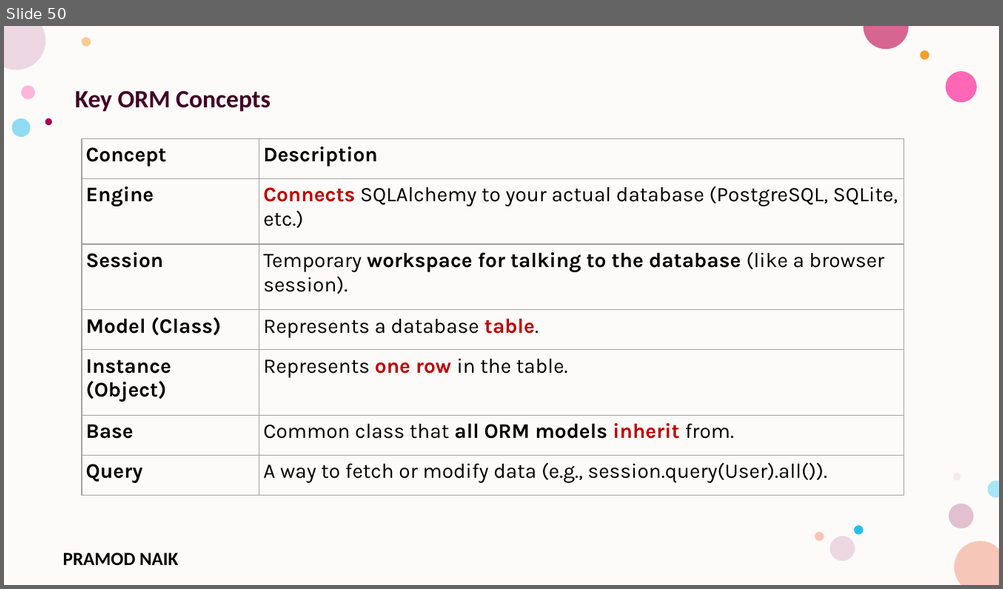
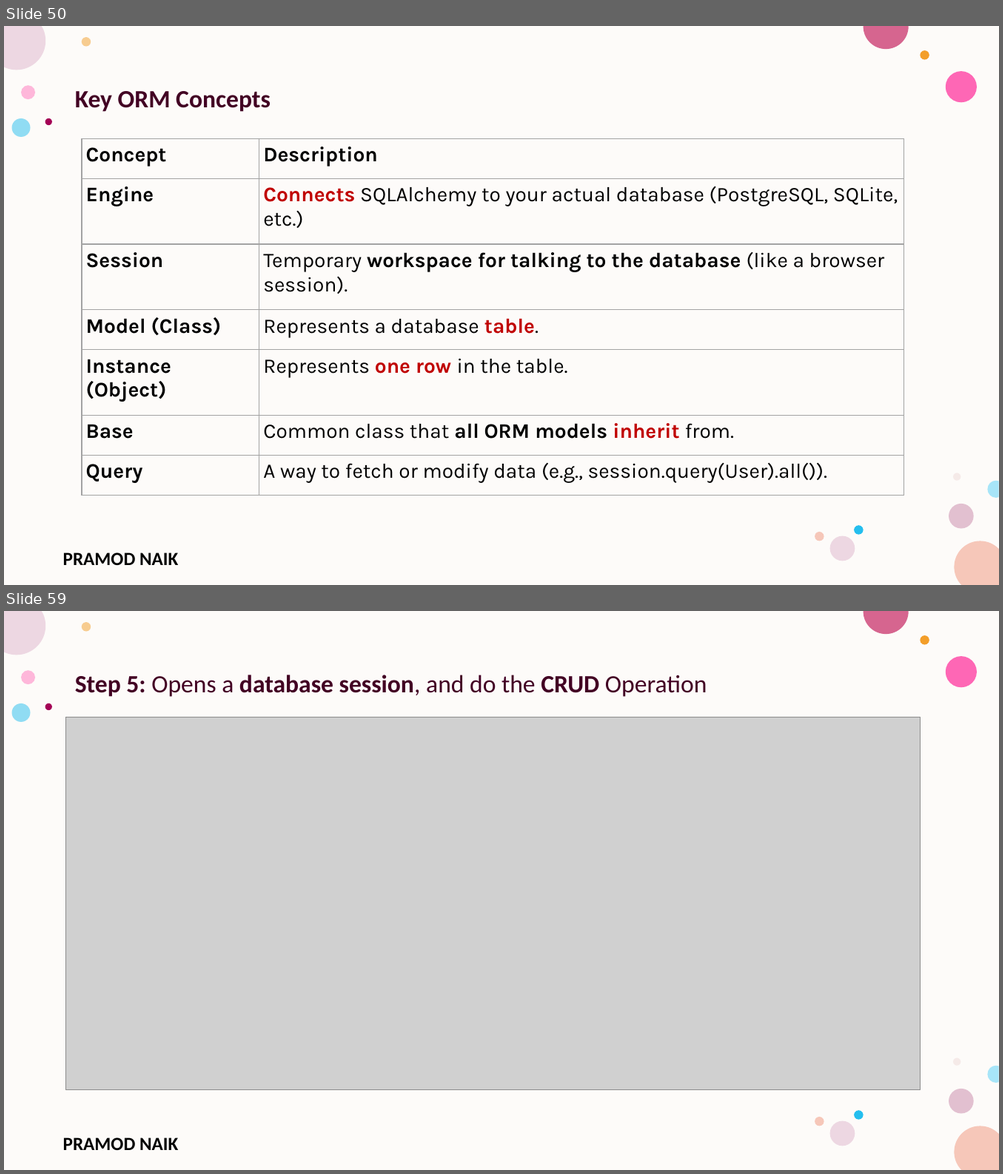
Before and after one commit to PRAMODNAIK-DEV/Backend-Dev-using-Python-FastAPI, a slide deck: FastAPI/FastAPI- Intermediate.pptx. Shown one above the other, each under a label of ours: slide 50 before the commit, slides 50 and 59 after it; the slides between them are not shown. The pictures are 1003x589 and 1003x1174 pixels, drawn with LibreOffice and Linux fonts; fonts in the diff are those of the drawing; grey boxes stand for pictures; background and template pictures are left out. Boxes give left, top, right and bottom in pixels: in the first picture for what was removed or moved away, otherwise in the second. Text is boxed around its words. In the diff, an @@ line names an element or a change of style, - is before the commit and + after.

```diff
--- a/FastAPI/FastAPI- Intermediate.pptx
+++ b/FastAPI/FastAPI- Intermediate.pptx
@@ slide 59 added at [4, 611, 999, 1170], background #FFFFFF; not listed: 17 template elements that a slide beside it also shows @@
@@ text added at [75, 675, 706, 697], 24 pt, text #420023, bold @@
+Step 5: Opens a database session, and do the CRUD Operation
@@ picture added at [66, 718, 920, 1090] @@
```
Also in this commit, not shown: 1 slide changed, 8 other slides added, 5 slides removed, 5 other files.
